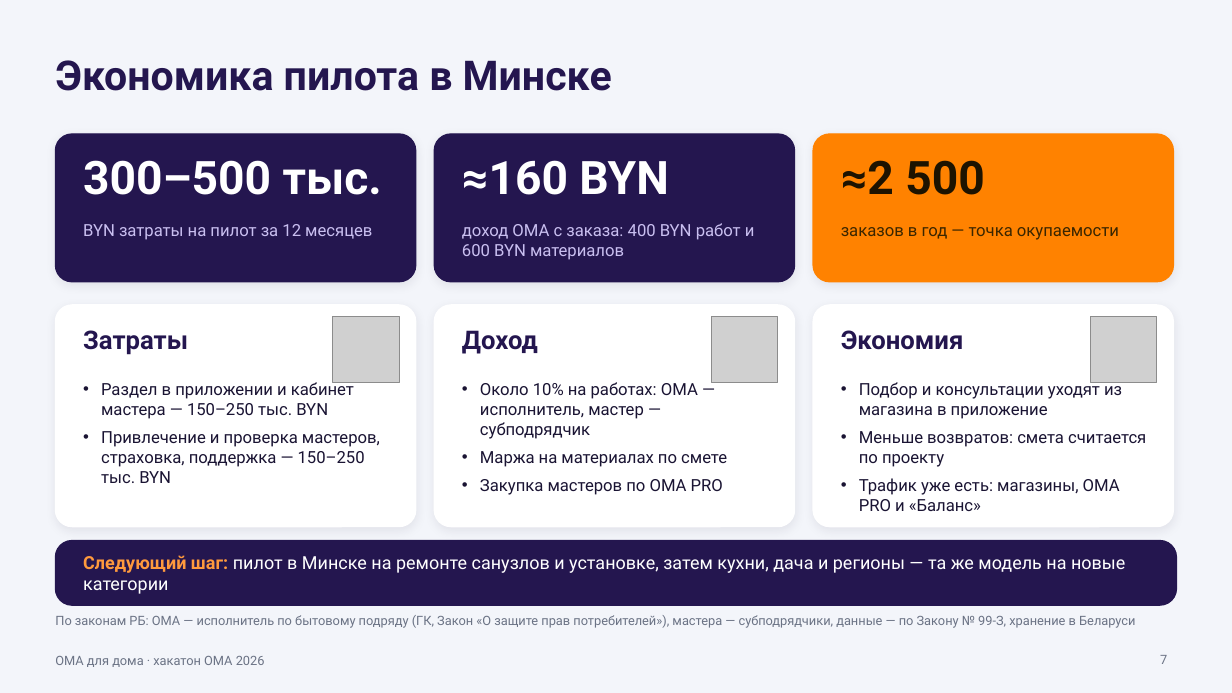
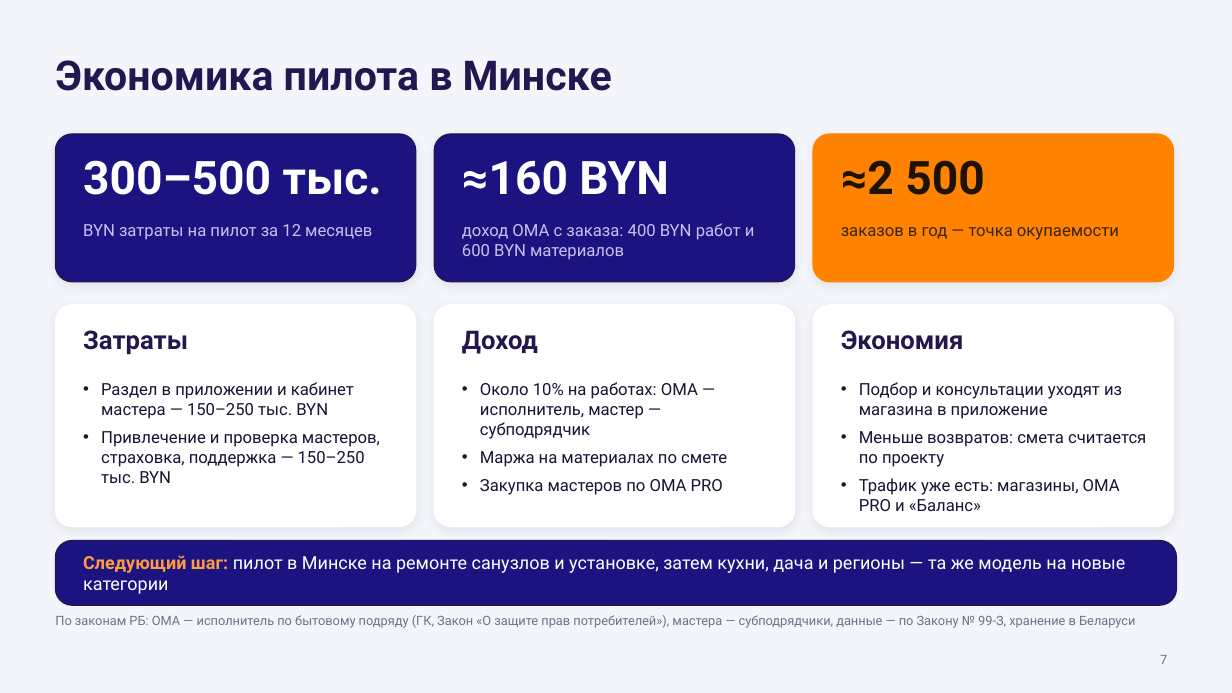
Before and after one commit to kvasiuum/hackatonoma, a slide deck: slide 7 of slides/oma-dlya-doma.pptx. Drawn at 1232x693 pixels with LibreOffice and Linux fonts; fonts in the diff are those of the drawing; grey boxes stand for pictures. Boxes give left, top, right and bottom in pixels: in the first picture for what was removed or moved away, otherwise in the second. Text is boxed around its words. In the diff, an @@ line names an element or a change of style, - is before the commit and + after.

```diff
--- a/slides/oma-dlya-doma.pptx
+++ b/slides/oma-dlya-doma.pptx
@@ picture removed at (333, 316, 399, 383) @@
@@ picture removed at (712, 316, 778, 383) @@
@@ picture removed at (1091, 316, 1157, 383) @@
@@ fill #24164F to #1B1480 in 3 elements at (55, 134, 416, 282), (434, 134, 795, 282), (55, 541, 1177, 605) @@
@@ text removed at (55, 656, 265, 667) @@
-ОМА для дома · хакатон ОМА 2026
```
Also in this commit, not shown: 6 other slides changed.
